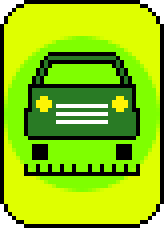
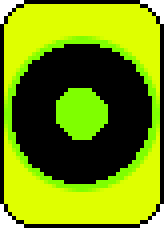
The second 164×228 image is a revision of the first. Changes to its layers:
hid "Tacks" over [24,164,140,176]
added layer "Tire" above "Car body" over [12,44,152,184]
hid "Car body" over [24,52,140,160]
